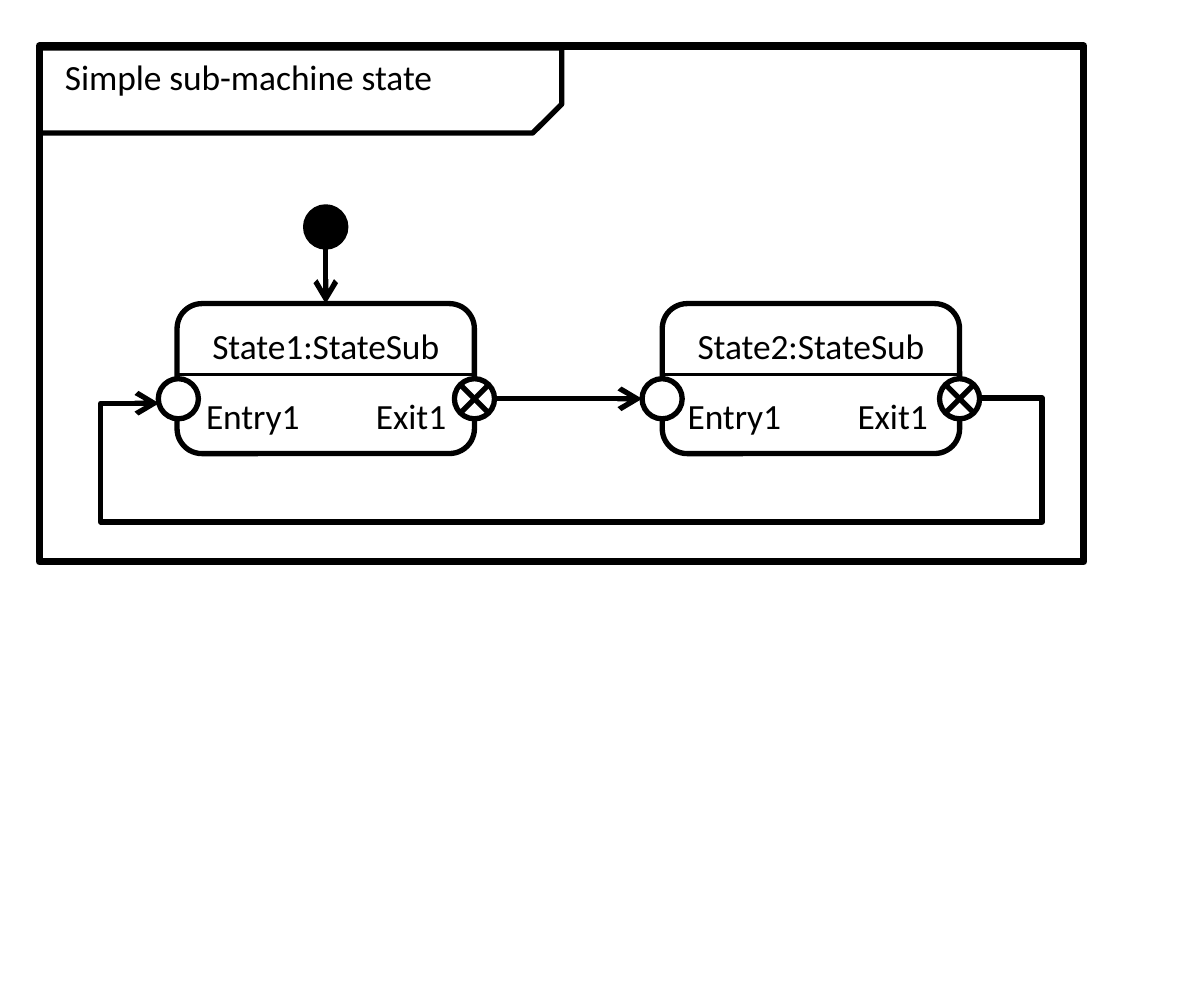
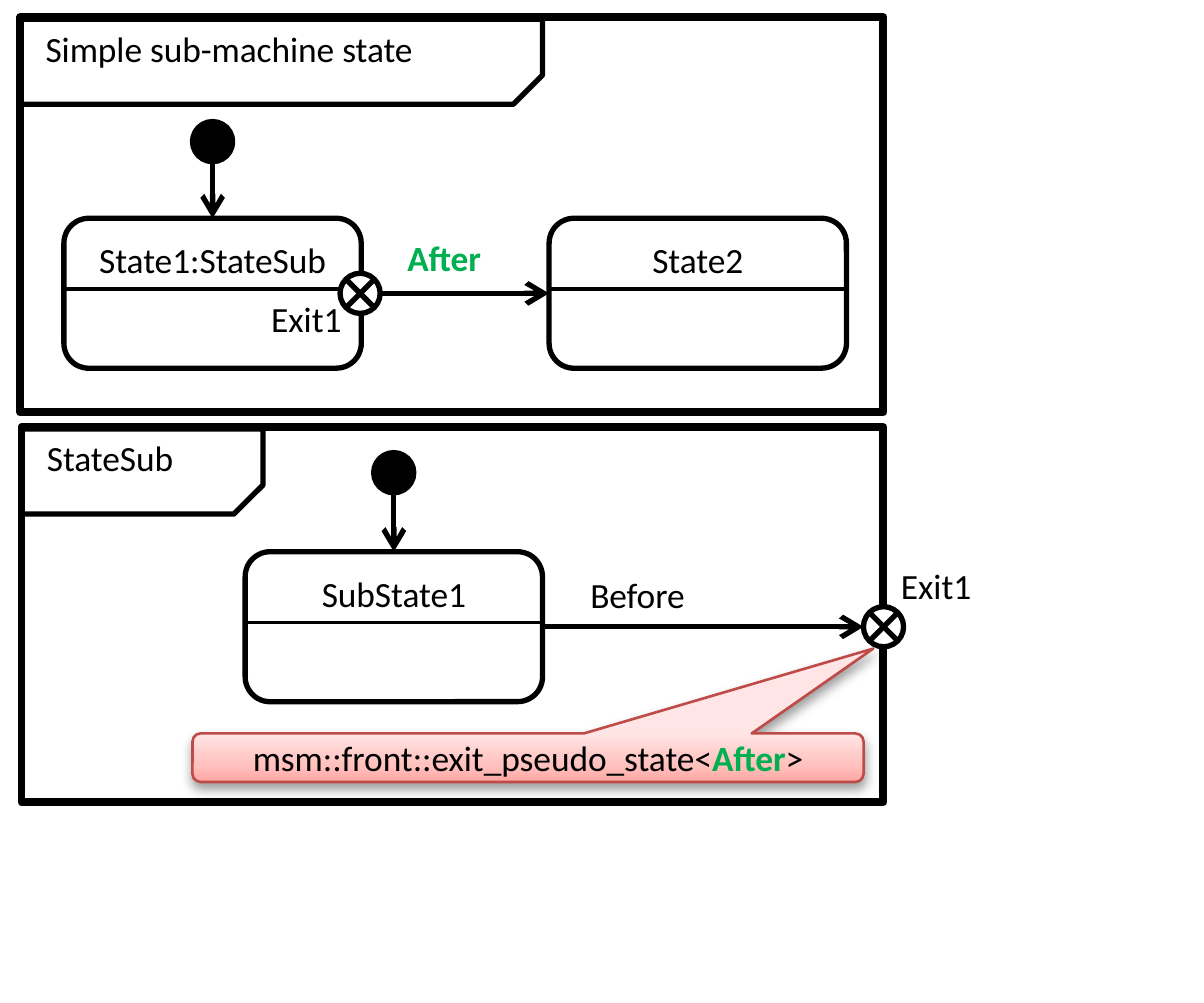
Before and after one commit to redboltz/cpp_sample, a slide deck: slide 19 of boost_training/msm/fig.pptx. Drawn at 1204x1003 pixels with LibreOffice and Linux fonts; fonts in the diff are those of the drawing. Boxes give left, top, right and bottom in pixels: in the first picture for what was removed or moved away, otherwise in the second. Text is boxed around its words. In the diff, an @@ line names an element or a change of style, - is before the commit and + after.

Commit message:
Added entry point examples.

```diff
--- a/boost_training/msm/fig.pptx
+++ b/boost_training/msm/fig.pptx
@@ text "Simple sub-machine state": place and size @@
-text "Simple sub-machine state" at box(65, 65, 432, 96)
+text "Simple sub-machine state" at box(46, 37, 412, 68)
@@ snip rect: place and size @@
-snip rect at box(38, 48, 560, 132)
+snip rect at box(20, 20, 542, 104)
@@ rectangle: place and size @@
-rectangle at box(38, 46, 1082, 560)
+rectangle at box(20, 18, 883, 412)
@@ 2 rounded rectangles, 1 arrow: place and size @@
-2 rounded rectangles, 1 arrow at box(178, 247, 960, 453)
+2 rounded rectangles, 1 arrow at box(64, 163, 845, 369)
@@ text added at box(407, 246, 481, 272), 10 pt, text #00B050, bold @@
+After
@@ text in rounded rectangle at box(652, 250, 743, 274): text changed @@
-State2:StateSub
+State2
@@ 2 lines, 1 ellipse: place and size @@
-2 lines, 1 ellipse at box(178, 206, 957, 374)
+2 lines, 1 ellipse at box(66, 122, 845, 290)
@@ text "Exit1" rewrapped from box(376, 404, 446, 430) to box(271, 302, 341, 333) @@
@@ ellipse: place and size @@
-ellipse at box(453, 379, 494, 420)
+ellipse at box(341, 272, 382, 313)
@@ line moved from (461, 384) - (489, 412) to (346, 280) - (374, 308) @@
@@ line moved from (489, 384) - (461, 412) to (374, 280) - (346, 308) @@
@@ arrow moved from (494, 400) - (641, 400) to (379, 293) - (547, 293) @@
@@ ellipse removed at box(641, 379, 682, 420) @@
@@ ellipse removed at box(939, 379, 980, 420) @@
@@ freeform shape removed at box(102, 397, 1041, 522) @@
@@ text removed at box(206, 406, 299, 435) @@
-Entry1
@@ text removed at box(688, 406, 781, 435) @@
-Entry1
@@ rectangle added at box(20, 428, 881, 802), outline #000000 2.25 pt @@
@@ snip rect added at box(20, 428, 262, 512), outline #000000 1.5 pt @@
@@ text added at box(47, 446, 173, 472), 10 pt, text #000000 @@
+StateSub
@@ ellipse added at box(374, 453, 415, 494), fill #000000, outline #000000 1.5 pt @@
@@ arrow added from (395, 491) to (395, 552), #000000 1.5 pt @@
@@ rounded rectangle added at box(244, 552, 542, 703), outline #000000 1.5 pt, 10 pt, text #000000 @@
+SubState1
@@ text "Exit1": place and size @@
-text "Exit1" at box(858, 404, 928, 430)
+text "Exit1" at box(901, 574, 971, 600)
@@ text added at box(590, 583, 684, 609), 10 pt, text #000000 @@
+Before
@@ line added from (247, 621) to (540, 621), #000000 1 pt @@
@@ arrow added from (542, 626) to (863, 626), #000000 1.5 pt @@
@@ ellipse: place and size @@
-ellipse at box(158, 379, 199, 420)
+ellipse at box(863, 606, 904, 647)
@@ line moved from (944, 384) - (972, 412) to (868, 611) - (896, 641) @@
@@ line moved from (972, 384) - (944, 412) to (896, 611) - (868, 641) @@
@@ rounded speech box added at box(193, 733, 863, 781), fill gradient #FFA6A5 to #FFC0BF to #FFE7E7, outline #BF4C48 0.75 pt, 10 pt, text #000000 @@
+msm::front::exit_pseudo_state<After>
```
Also in this commit, not shown: 4 other slides changed, 5 slides removed, 7 other files.
